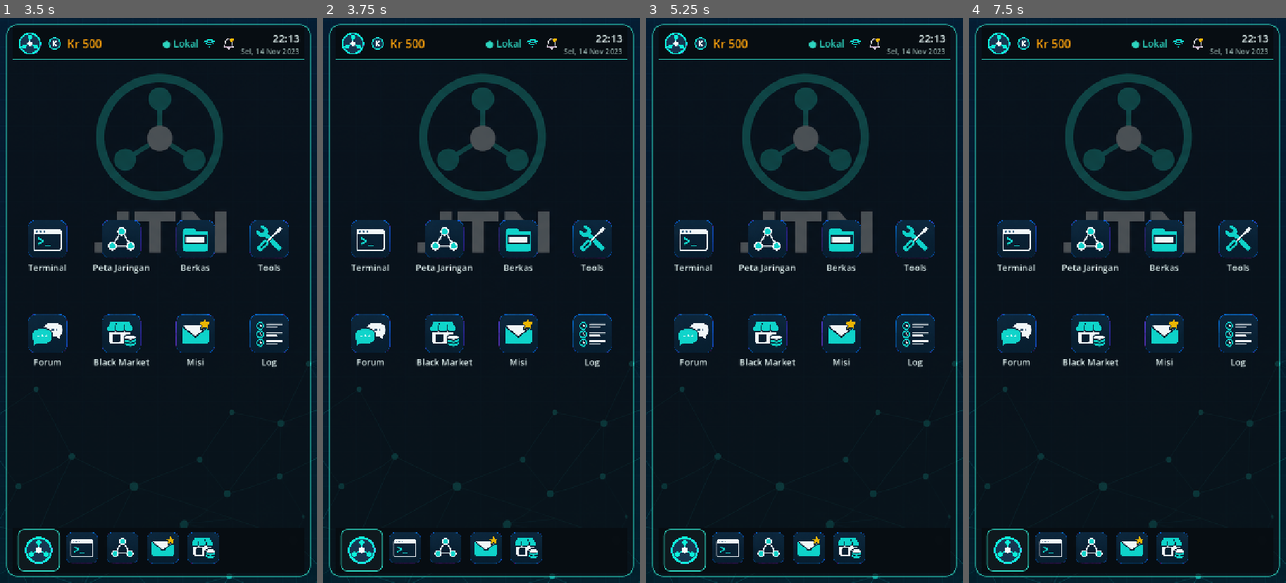
Above: before the commit, frames 1-4 (left to right).
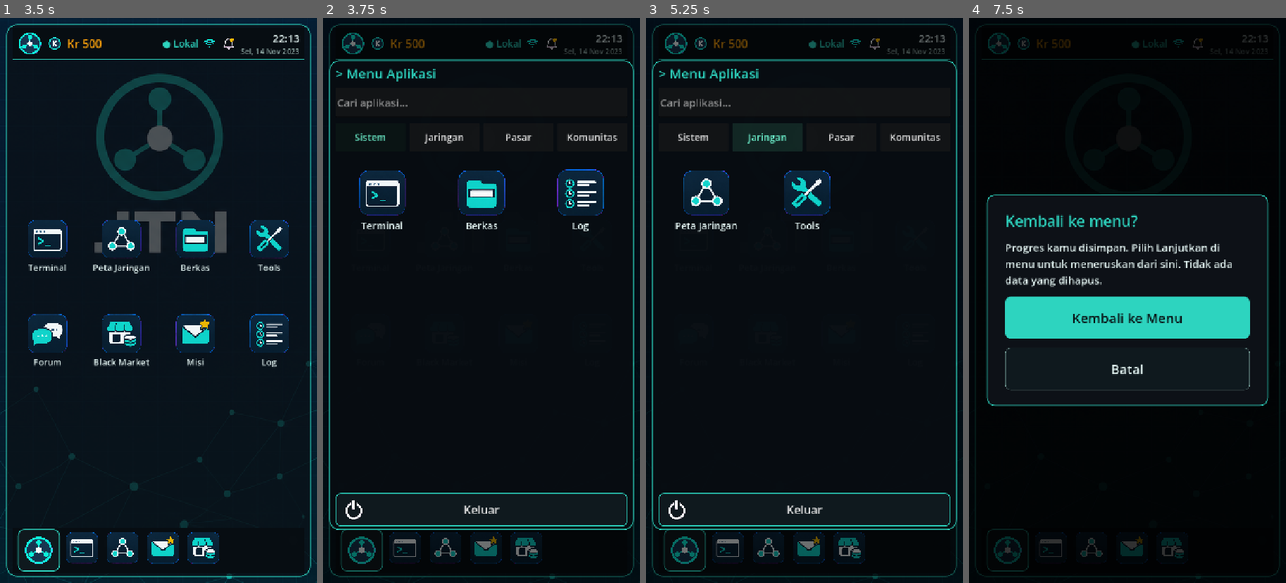
Above: after the commit, the same moments.

Repository: hadydaw/game-baru
Game: Godot game, scene res://scenes/main.tscn
Two runs of this game, one before a commit and one after it. Both use one fixed random seed, a clock stepped at 60 frames per second and the inputs below.
Inputs (mouse positions are in pixels of both pictures, inside the frame that each line leads up to):
- Up to frame 1 (3.5 s): tap Enter at 0.5 s; move the mouse to (228, 272) at 0.52 s; click (228, 272) at 0.67 s; tap Space at 1.25 s; drag from (95, 328) to (142, 413) at 1.27 s; move the mouse to (190, 176) at 2.02 s; click (190, 176) at 2.17 s; click "> Sesi Baru" at 2.75 s
- Up to frame 2 (3.75 s): click (351, 46) at 3.52 s
- Up to frame 3 (5.25 s): click (693, 136) at 4.25 s, where only the run after the commit has a clickable "Sistem"; click (766, 136) at 5 s, where only the run after the commit has a clickable "Jaringan"
- Up to frame 4 (7.5 s): click (1165, 136) at 5.75 s, where only the run after the commit has a clickable "Pasar"; click (1238, 136) at 6.5 s, where only the run after the commit has a clickable "Komunitas"; click (1127, 509) at 7.25 s, where only the run after the commit has a clickable "Keluar"

Frame 1 is identical in both runs. In frame 2, 24% of the frame differs, in the area x 0-100%, y 0-100%; in frame 3, 23%; in frame 4, 28%.

Commit message:
Desktop: Menu Aplikasi dengan empat kategori, pencarian, dan Keluar
Tombol home di hotbar dan logo di panel atas membuka menu (ketuk lagi untuk
menutup). Kategori: Sistem, Jaringan, Pasar, Komunitas. Keluar kembali ke
Menu Utama setelah konfirmasi.

Co-Authored-By: Claude Haiku 5.5 <noreply@anthropic.com>
Claude-Session: https://claude.ai/code/session_011EntzauCRjaaLbaamXun78

Diff:
--- a/core/bahasa.gd
+++ b/core/bahasa.gd
@@ -14,6 +14,14 @@
 static var kode := KODE_AWAL
 
 const KAMUS := {
+	"menu_app.judul": {"id": "> Menu Aplikasi", "en": "> Applications"},
+	"menu_app.cari": {"id": "Cari aplikasi...", "en": "Search apps..."},
+	"menu_app.kosong": {"id": "Tidak ada aplikasi yang cocok.", "en": "No matching apps."},
+	"menu_app.keluar": {"id": "Keluar", "en": "Exit"},
+	"kategori.sistem": {"id": "Sistem", "en": "System"},
+	"kategori.jaringan": {"id": "Jaringan", "en": "Network"},
+	"kategori.pasar": {"id": "Pasar", "en": "Market"},
+	"kategori.komunitas": {"id": "Komunitas", "en": "Community"},
 	"app.berkas": {"id": "Berkas", "en": "Files"},
 	"app.forum": {"id": "Forum", "en": "Forum"},
 	"app.log": {"id": "Log", "en": "Logs"},
--- /dev/null
+++ b/tests/test_menu_aplikasi.gd
@@ -0,0 +1,67 @@
+extends GutTest
+
+# Menu Aplikasi: kategori, pencarian, buka aplikasi, dan tombol Keluar ke Menu Utama.
+
+var m: MenuAplikasi
+
+func before_each() -> void:
+	Bahasa.kode = "id"
+	m = MenuAplikasi.new()
+	add_child(m)
+
+func after_each() -> void:
+	remove_child(m)
+	m.free()
+
+func test_kategori_sistem_default() -> void:
+	assert_eq(m.daftar_terlihat(), ["terminal", "berkas", "log"])
+
+func test_pindah_kategori_menampilkan_aplikasinya() -> void:
+	m._pilih_kategori("jaringan")
+	assert_eq(m.daftar_terlihat(), ["peta", "tools"])
+	m._pilih_kategori("pasar")
+	assert_eq(m.daftar_terlihat(), ["pasar", "misi"])
+	m._pilih_kategori("komunitas")
+	assert_eq(m.daftar_terlihat(), ["forum"])
+
+func test_semua_aplikasi_punya_kategori() -> void:
+	var semua := []
+	for k in MenuAplikasi.KATEGORI:
+		semua.append_array(k["apl"])
+	semua.sort()
+	var daftar := []
+	for a in DesktopView.APLIKASI:
+		daftar.append(a["id"])
+	daftar.sort()
+	assert_eq(semua, daftar, "setiap aplikasi tampil di tepat satu kategori")
+
+func test_cari_mencocokkan_nama_dari_semua_kategori() -> void:
+	m._cari.text = "jaring"
+	m._saat_cari("jaring")
+	assert_eq(m.daftar_terlihat(), ["peta"], "Peta Jaringan cocok")
+
+func test_cari_tanpa_hasil_menampilkan_pesan() -> void:
+	m._cari.text = "xyzzy"
+	m._saat_cari("xyzzy")
+	assert_eq(m.daftar_terlihat().size(), 0)
+	assert_eq(m._grid.get_child_count(), 1, "label kosong tampil")
+
+func test_ketuk_aplikasi_memancarkan_id() -> void:
+	watch_signals(m)
+	m._grid.get_child(1).pressed.emit()
+	assert_signal_emitted_with_parameters(m, "buka_aplikasi", ["berkas"])
+
+func test_tombol_keluar_memancarkan_keluar() -> void:
+	watch_signals(m)
+	var keluar: Button = m.find_children("*", "Button", true, false).back()
+	keluar.pressed.emit()
+	assert_signal_emitted(m, "keluar_diminta")
+
+func test_latar_diketuk_meminta_tutup() -> void:
+	watch_signals(m)
+	var latar: ColorRect = m.get_child(0)
+	var klik := InputEventMouseButton.new()
+	klik.button_index = MOUSE_BUTTON_LEFT
+	klik.pressed = true
+	latar.gui_input.emit(klik)
+	assert_signal_emitted(m, "tutup_diminta")
--- a/ui/main_controller.gd
+++ b/ui/main_controller.gd
@@ -11,6 +11,7 @@
 var _desktop: DesktopView
 var _jendela: ManajerJendela
 var _konfirmasi: KonfirmasiPanel
+var _menu_app: MenuAplikasi
 var _aman := Vector4.ZERO  # kiri, atas, kanan, bawah dalam satuan viewport
 
 func _ready() -> void:
@@ -124,6 +125,7 @@
     _desktop.aman = _aman
     _desktop.buka_aplikasi.connect(_buka_aplikasi)
     _desktop.menu_diminta.connect(_minta_kembali_menu)
+    _desktop.menu_aplikasi_diminta.connect(_buka_menu_aplikasi)
     add_child(_desktop)
     _desktop.position = Vector2.ZERO
     _desktop.size = size
@@ -162,6 +164,7 @@
 
 func _kembali_ke_menu() -> void:
     _konfirmasi.sembunyikan()
+    _tutup_menu_aplikasi()
     if not Penyimpanan.simpan_sesi(SesiUtama.ambil()):
         push_warning(Bahasa.t("dialog.gagal_simpan"))
         return
@@ -172,6 +175,33 @@
         _desktop.queue_free()
     _desktop = null
     _tampilkan_menu()
+
+# Tombol home dan logo panel atas membuka Menu Aplikasi; ketuk lagi untuk menutup.
+func _buka_menu_aplikasi() -> void:
+    if is_instance_valid(_menu_app):
+        _tutup_menu_aplikasi()
+        return
+    _menu_app = MenuAplikasi.new()
+    add_child(_menu_app)
+    var bawah := int(_aman.w) + DesktopView.JARAK_BINGKAI + HotBar.TINGGI + 10
+    var atas := int(_aman.y) + DesktopView.JARAK_BINGKAI + PanelAtas.TINGGI + 10
+    _menu_app.atur_area(atas, bawah)
+    _menu_app.buka_aplikasi.connect(_pilih_dari_menu_aplikasi)
+    _menu_app.keluar_diminta.connect(_keluar_dari_menu_aplikasi)
+    _menu_app.tutup_diminta.connect(_tutup_menu_aplikasi)
+
+func _pilih_dari_menu_aplikasi(id: String) -> void:
+    _tutup_menu_aplikasi()
+    _buka_aplikasi(id)
+
+func _keluar_dari_menu_aplikasi() -> void:
+    _tutup_menu_aplikasi()
+    _minta_kembali_menu()
+
+func _tutup_menu_aplikasi() -> void:
+    if is_instance_valid(_menu_app):
+        _menu_app.queue_free()
+    _menu_app = null
 
 func _buka_aplikasi(id: String) -> void:
     _jendela.buka(id, DesktopView.nama_aplikasi(id), DesktopView.ikon_aplikasi(id), _buat_konten(id))
--- /dev/null
+++ b/ui/menu_aplikasi.gd
@@ -0,0 +1,183 @@
+class_name MenuAplikasi
+extends Control
+
+# Menu Aplikasi Desktop JTN (Android portrait), gaya menu Start Xfce: empat kategori, kolom pencarian,
+# dan tombol Keluar yang kembali ke Menu Utama. Dibuka dari tombol home di hotbar dan logo di panel atas.
+
+signal buka_aplikasi(id: String)
+signal keluar_diminta
+signal tutup_diminta
+
+const KATEGORI := [
+    {"kunci": "sistem", "teks": "kategori.sistem", "apl": ["terminal", "berkas", "log"]},
+    {"kunci": "jaringan", "teks": "kategori.jaringan", "apl": ["peta", "tools"]},
+    {"kunci": "pasar", "teks": "kategori.pasar", "apl": ["pasar", "misi"]},
+    {"kunci": "komunitas", "teks": "kategori.komunitas", "apl": ["forum"]},
+]
+const IKON_CARI := "res://assets/ikon/menu/menu_cari.png"
+const IKON_KELUAR := "res://assets/ikon/menu/menu_keluar.png"
+const KOLOM_APLIKASI := 3
+const WARNA_TEAL := Color("#2dd4bf")
+
+var _panel: PanelContainer
+var _kolom: VBoxContainer
+var _cari: LineEdit
+var _tab: Dictionary = {}
+var _grid: GridContainer
+var _kategori := "sistem"
+
+func _ready() -> void:
+    set_anchors_and_offsets_preset(Control.PRESET_FULL_RECT)
+
+    var latar := ColorRect.new()
+    latar.set_anchors_and_offsets_preset(Control.PRESET_FULL_RECT)
+    latar.color = Color(0, 0, 0, 0.55)
+    latar.mouse_filter = Control.MOUSE_FILTER_STOP
+    latar.gui_input.connect(_saat_latar)
+    add_child(latar)
+
+    _panel = PanelContainer.new()
+    _panel.add_theme_stylebox_override("panel", Tema.kotak(Tema.LATAR_HEADER, WARNA_TEAL, 2, 22))
+    add_child(_panel)
+
+    _kolom = VBoxContainer.new()
+    _kolom.add_theme_constant_override("separation", 12)
+    _panel.add_child(_kolom)
+
+    _kolom.add_child(Tema.label(Bahasa.t("menu_app.judul"), WARNA_TEAL, 30))
+
+    _cari = LineEdit.new()
+    _cari.placeholder_text = Bahasa.t("menu_app.cari")
+    _cari.clear_button_enabled = true
+    _cari.custom_minimum_size = Vector2(0, 68)
+    _cari.add_theme_font_size_override("font_size", 24)
+    _cari.text_changed.connect(_saat_cari)
+    _kolom.add_child(_cari)
+
+    var baris_tab := HBoxContainer.new()
+    baris_tab.add_theme_constant_override("separation", 8)
+    _kolom.add_child(baris_tab)
+    for k in KATEGORI:
+        var b := Button.new()
+        b.text = Bahasa.t(k["teks"])
+        b.custom_minimum_size = Vector2(0, 64)
+        b.size_flags_horizontal = Control.SIZE_EXPAND_FILL
+        b.focus_mode = Control.FOCUS_NONE
+        b.add_theme_font_size_override("font_size", 22)
+        b.pressed.connect(_pilih_kategori.bind(k["kunci"]))
+        baris_tab.add_child(b)
+        _tab[k["kunci"]] = b
+
+    var gulir := ScrollContainer.new()
+    gulir.size_flags_vertical = Control.SIZE_EXPAND_FILL
+    gulir.horizontal_scroll_mode = ScrollContainer.SCROLL_MODE_DISABLED
+    _kolom.add_child(gulir)
+    _grid = GridContainer.new()
+    _grid.columns = KOLOM_APLIKASI
+    _grid.size_flags_horizontal = Control.SIZE_EXPAND_FILL
+    _grid.add_theme_constant_override("h_separation", 12)
+    _grid.add_theme_constant_override("v_separation", 12)
+    gulir.add_child(_grid)
+
+    var keluar := Button.new()
+    keluar.text = Bahasa.t("menu_app.keluar")
+    keluar.custom_minimum_size = Vector2(0, 76)
+    keluar.focus_mode = Control.FOCUS_NONE
+    keluar.add_theme_font_size_override("font_size", 26)
+    keluar.add_theme_stylebox_override("normal", Tema.kotak(Color(0.06, 0.1, 0.12), WARNA_TEAL, 2, 12))
+    keluar.add_theme_stylebox_override("hover", Tema.kotak(Color(0.06, 0.2, 0.2), WARNA_TEAL, 2, 12))
+    keluar.add_theme_stylebox_override("pressed", Tema.kotak(Color(0.06, 0.2, 0.2), WARNA_TEAL, 2, 12))
+    if ResourceLoader.exists(IKON_KELUAR):
+        var ikon := TextureRect.new()
+        ikon.texture = load(IKON_KELUAR) as Texture2D
+        ikon.expand_mode = TextureRect.EXPAND_IGNORE_SIZE
+        ikon.stretch_mode = TextureRect.STRETCH_KEEP_ASPECT_CENTERED
+        ikon.custom_minimum_size = Vector2(48, 48)
+        ikon.set_anchors_and_offsets_preset(Control.PRESET_CENTER_LEFT)
+        ikon.offset_left = 18.0
+        ikon.offset_right = 66.0
+        ikon.offset_top = -24.0
+        ikon.offset_bottom = 24.0
+        ikon.mouse_filter = Control.MOUSE_FILTER_IGNORE
+        keluar.add_child(ikon)
+    keluar.pressed.connect(func(): keluar_diminta.emit())
+    _kolom.add_child(keluar)
+
+    _pilih_kategori("sistem")
+
+# Mengatur jarak panel dari tepi atas dan bawah agar tidak menutupi panel atas dan hotbar.
+func atur_area(atas: float, bawah: float) -> void:
+    _panel.set_anchors_and_offsets_preset(Control.PRESET_FULL_RECT)
+    _panel.offset_top = atas
+    _panel.offset_bottom = -bawah
+    _panel.offset_left = 14.0
+    _panel.offset_right = -14.0
+
+func _pilih_kategori(kunci: String) -> void:
+    _kategori = kunci
+    _cari.text = ""
+    for k in _tab:
+        (_tab[k] as Button).modulate = Color(0.45, 1.0, 0.85) if k == kunci else Color(1, 1, 1)
+    isi_daftar()
+
+func _saat_cari(_teks: String) -> void:
+    isi_daftar()
+
+# Aplikasi yang tampil: kategori aktif, atau hasil pencarian dari semua kategori.
+func daftar_terlihat() -> Array:
+    var kata := _cari.text.strip_edges().to_lower()
+    var hasil: Array = []
+    if kata != "":
+        for k in KATEGORI:
+            for id in k["apl"]:
+                if DesktopView.nama_aplikasi(id).to_lower().contains(kata) and not hasil.has(id):
+                    hasil.append(id)
+    else:
+        for k in KATEGORI:
+            if k["kunci"] == _kategori:
+                hasil = k["apl"].duplicate()
+    return hasil
+
+func isi_daftar() -> void:
+    if not is_instance_valid(_grid):
+        return
+    for anak in _grid.get_children():
+        _grid.remove_child(anak)
+        anak.queue_free()
+    var terlihat := daftar_terlihat()
+    for id in terlihat:
+        _grid.add_child(_buat_ubin(id))
+    if terlihat.is_empty():
+        _grid.add_child(Tema.label(Bahasa.t("menu_app.kosong"), Tema.TEKS_REDUP, 22))
+
+func _buat_ubin(id: String) -> Button:
+    var tombol := Button.new()
+    tombol.flat = true
+    tombol.focus_mode = Control.FOCUS_NONE
+    tombol.custom_minimum_size = Vector2(200, 200)
+    tombol.size_flags_horizontal = Control.SIZE_EXPAND_FILL
+    var kolom := VBoxContainer.new()
+    kolom.set_anchors_and_offsets_preset(Control.PRESET_FULL_RECT)
+    kolom.alignment = BoxContainer.ALIGNMENT_CENTER
+    kolom.mouse_filter = Control.MOUSE_FILTER_IGNORE
+    tombol.add_child(kolom)
+    var gambar := TextureRect.new()
+    var path := DesktopView.ikon_aplikasi(id)
+    if ResourceLoader.exists(path):
+        gambar.texture = load(path) as Texture2D
+    gambar.expand_mode = TextureRect.EXPAND_IGNORE_SIZE
+    gambar.stretch_mode = TextureRect.STRETCH_KEEP_ASPECT_CENTERED
+    gambar.custom_minimum_size = Vector2(110, 110)
+    gambar.size_flags_horizontal = Control.SIZE_SHRINK_CENTER
+    gambar.mouse_filter = Control.MOUSE_FILTER_IGNORE
+    kolom.add_child(gambar)
+    var label := Tema.label(DesktopView.nama_aplikasi(id), Tema.TEKS, 22)
+    label.horizontal_alignment = HORIZONTAL_ALIGNMENT_CENTER
+    label.autowrap_mode = TextServer.AUTOWRAP_WORD_SMART
+    kolom.add_child(label)
+    tombol.pressed.connect(func(): buka_aplikasi.emit(id))
+    return tombol
+
+func _saat_latar(e: InputEvent) -> void:
+    if e is InputEventMouseButton and e.pressed and e.button_index == MOUSE_BUTTON_LEFT:
+        tutup_diminta.emit()
Not shown, added: tests/test_menu_aplikasi.gd.uid
Not shown, added: ui/menu_aplikasi.gd.uid
